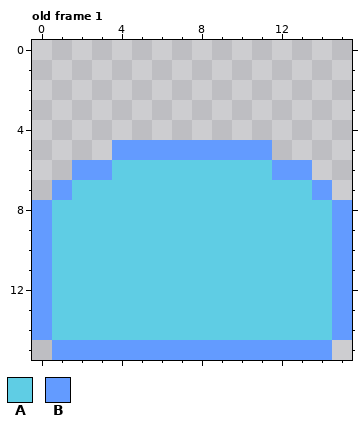
A pixel-art file gets an edit: apps/images/tincho_vrunner/src/props.aseprite. The first picture shows the starting point.
16x16 pixels, 3 frames. Shown: old frame 1. The commit also changed other frames, which this record leaves out.
Palette (. is transparent): A #5fcde4  B #639bff
Pixels before, old frame 1, first column x 0:
 5 ....BBBBBBBB....
 6 ..BBAAAAAAAABB..
 7 .BAAAAAAAAAAAAB.
 8 BAAAAAAAAAAAAAAB
 9 BAAAAAAAAAAAAAAB
10 BAAAAAAAAAAAAAAB
11 BAAAAAAAAAAAAAAB
12 BAAAAAAAAAAAAAAB
13 BAAAAAAAAAAAAAAB
14 BAAAAAAAAAAAAAAB
15 .BBBBBBBBBBBBBB.
Once edited:
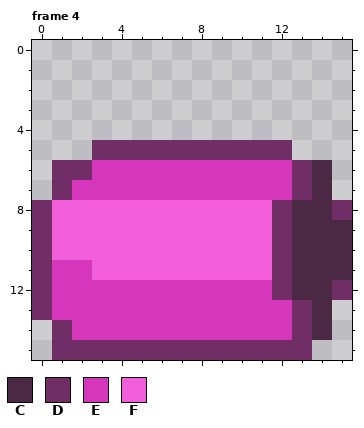
Colours new in this view: C #4b2945  D #712e66  E #d536bc  F #f25dda
A new or re-ordered frame is compared with the old frame closest to it.
What changed:
frames 3 -> 7
Changed rows in their new state; - is an unchanged pixel.
Frame 4 is new; against old frame 1:
first column x 0:
 5 ---DDDDDDDDDD---
 6 -DDEEEEEEEEEEDC-
 7 -DEEEEEEEEEEEDC-
 8 DFFFFFFFFFFFDCCD
 9 DFFFFFFFFFFFDCCC
10 DFFFFFFFFFFFDCCC
11 DEEFFFFFFFFFDCCC
12 DEEEEEEEEEEEDCCD
13 DEEEEEEEEEEEEDC.
14 .DEEEEEEEEEEEDC.
15 -DDDDDDDDDDDDD.-
